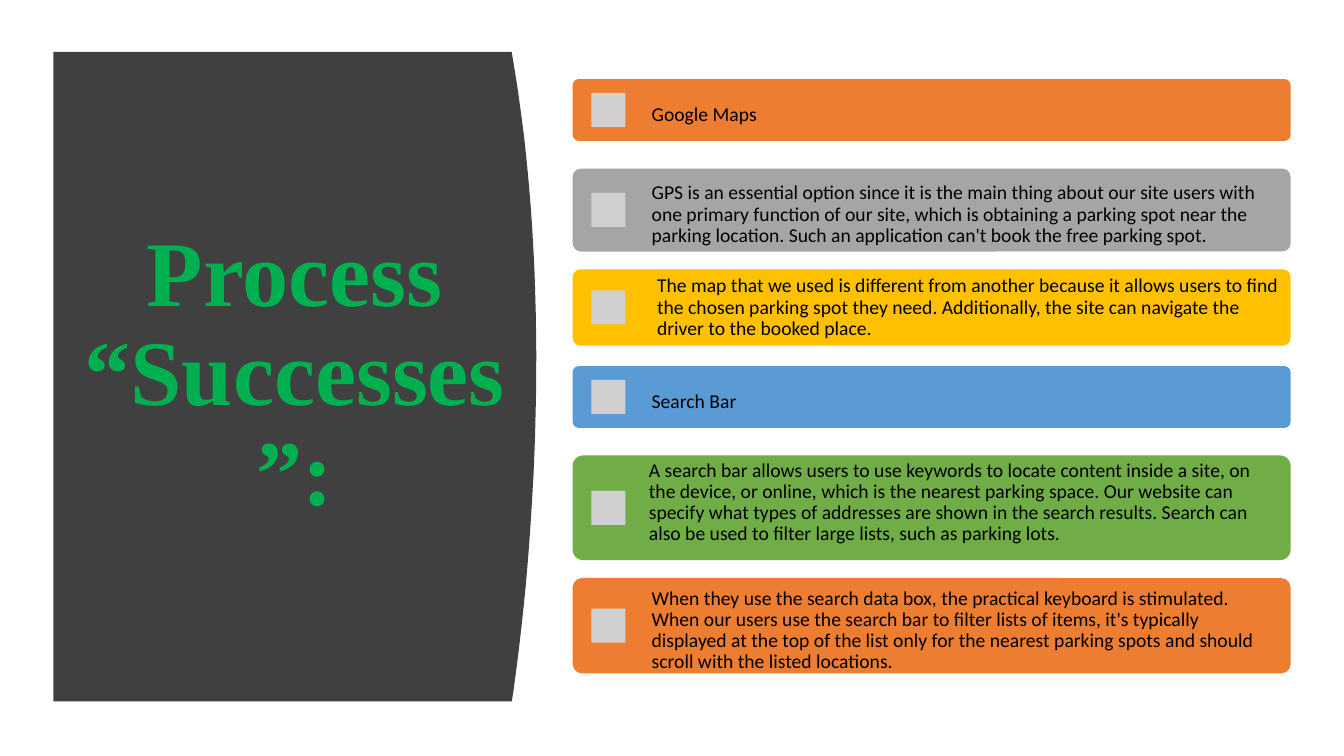
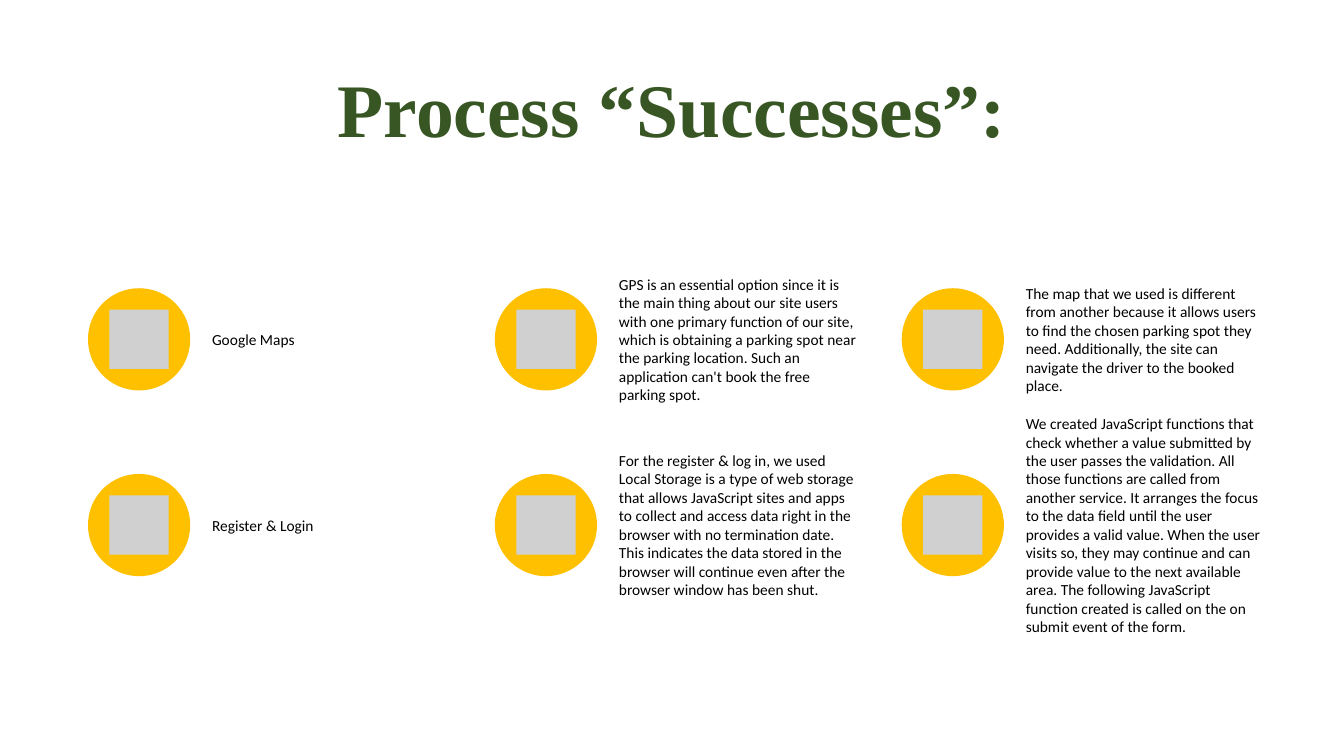
Before and after one commit to Yousiadel/Park-Me-Site, a slide deck: slide 10 of Project 1 for Group2 Parking Site.pptx. Drawn at 1344x756 pixels with LibreOffice and Linux fonts; fonts in the diff are those of the drawing; grey boxes stand for pictures. Boxes give left, top, right and bottom in pixels: in the first picture for what was removed or moved away, otherwise in the second. Text is boxed around its words. In the diff, an @@ line names an element or a change of style, - is before the commit and + after.

```diff
--- a/Project 1 for Group2 Parking Site.pptx
+++ b/Project 1 for Group2 Parking Site.pptx
@@ freeform shape removed at (x1=53, y1=52, x2=536, y2=702) @@
@@ title "Process “Successes”:" moved from (x1=84, y1=245, x2=504, y2=406) to (x1=338, y1=86, x2=1006, y2=138) @@
@@ title "Process “Successes”:" at (x1=338, y1=86, x2=1006, y2=138): size 66 to 54 pt, text colour #00B050 to #385723 @@
@@ text "Google Maps" moved from (x1=652, y1=107, x2=757, y2=125) to (x1=212, y1=334, x2=295, y2=348) @@
@@ size 14 to 11 pt; line spacing 0.9 to 1; less space between paragraphs in 3 elements at (x1=1026, y1=288, x2=1256, y2=394), (x1=212, y1=334, x2=295, y2=348), (x1=619, y1=279, x2=856, y2=403) @@
@@ text "GPS is an essential option ..." moved from (x1=652, y1=185, x2=1254, y2=246) to (x1=619, y1=279, x2=856, y2=403) @@
@@ text "The map that we used ..." moved from (x1=657, y1=278, x2=1278, y2=338) to (x1=1026, y1=288, x2=1256, y2=394) @@
@@ group added at (x1=88, y1=288, x2=1260, y2=632): 6 ellipses, 6 pictures, 3 texts @@
+Register & Login
+For the register & log in, we used Local Storage is a type of web storage that allows JavaScript sites and apps to collect and access data right in the browser with no termination date. This indicates the data stored in the browser will continue even after the browser window has been shut.
+We created JavaScript functions that check whether a value submitted by the user passes the validation. All those functions are called from another service. It arranges the focus to the data field until the user provides a valid value. When the user visits so, they may continue and can provide value to the next available area. The following JavaScript function created is called on the on submit event of the form.
@@ group removed at (x1=573, y1=79, x2=1291, y2=674): 6 rounded rectangles, 6 pictures, 3 texts @@
-Search Bar
-A search bar allows users to use keywords to locate content inside a site, on the device, or online, which is the nearest parking space. Our website can specify what types of addresses are shown in the search results. Search can also be used to filter large lists, such as parking lots.
-When they use the search data box, the practical keyboard is stimulated. When our users use the search bar to filter lists of items, it's typically displayed at the top of the list only for the nearest parking spots and should scroll with the listed locations.
```
Also in this commit, not shown: 7 other slides changed.
